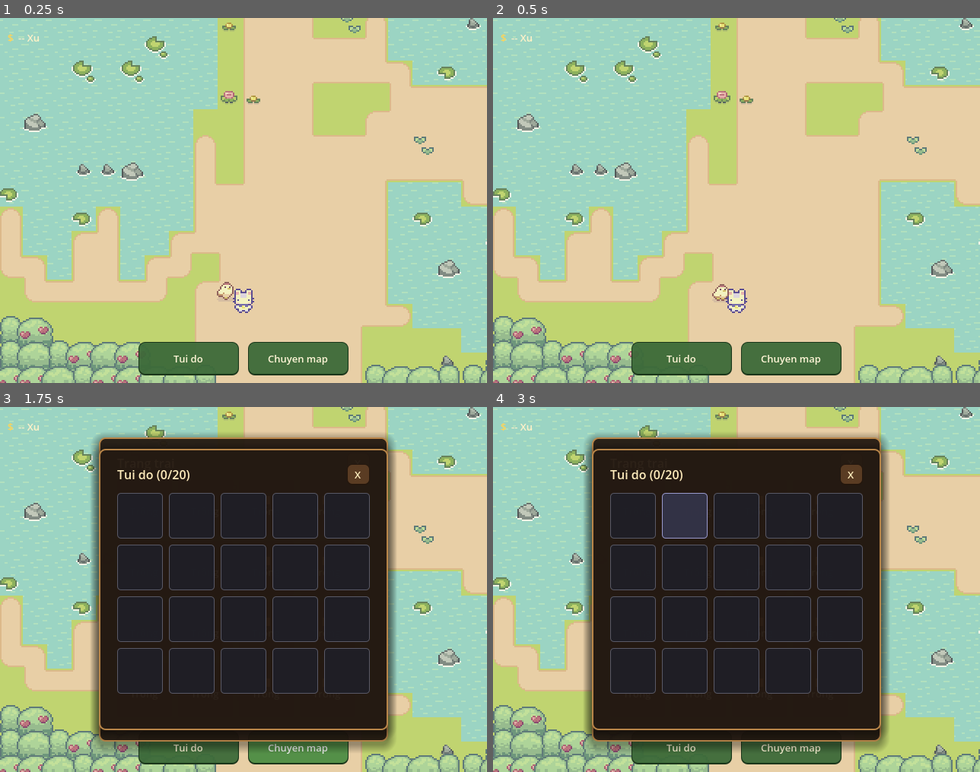
Above: before the commit, frames 1-4 (two rows, left to right).
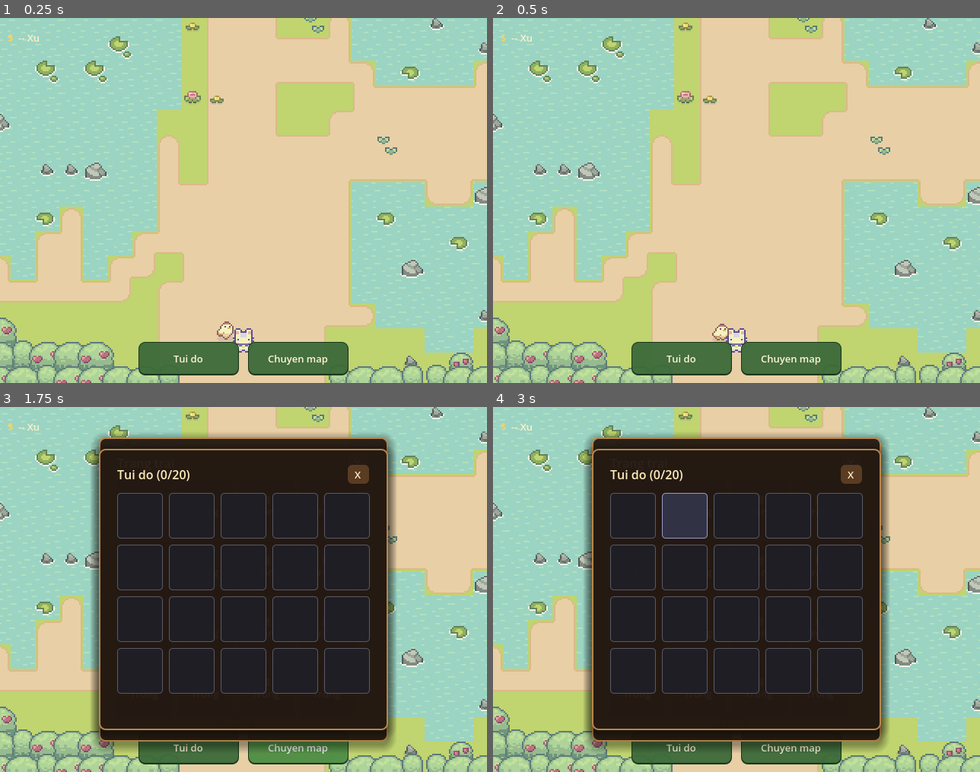
Above: after the commit, the same moments.

Repository: iknizzz1807/avatar-game-online
Game: Godot game, scene res://scenes/fish_pond.tscn
The game is run twice, just before and just after one commit, with the same random seed, the same clock (stepped at 60 frames per second) and the same inputs. This scene is started directly instead of the project's main scene.
Inputs:
- Up to frame 1 (0.25 s): no input
- Up to frame 2 (0.5 s): no input
- Up to frame 3 (1.75 s): click "Tui do" at 0.5 s; click "Chuyen map" at 1.25 s
- Up to frame 4 (3 s): click "🟫 Trống" at 2 s; click "🟫 Trống" at 2.75 s

The runs differ from the first frame. In frame 1, 33% of the frame differs, in the area x 0-100%, y 0-100%; in frame 2, 33%; in frame 3, 15%; in frame 4, 15%.

Commit message:
Update fish_pond.tscn

Diff:
--- a/scenes/fish_pond.tscn
+++ b/scenes/fish_pond.tscn
@@ -1822,9 +1822,10 @@
 tile_set = ExtResource("8_icuut")
 
 [node name="BackToTown" parent="." unique_id=1803356863 instance=ExtResource("2_tpzone")]
-position = Vector2(352, 112)
+position = Vector2(184, 260)
+scale = Vector2(5.8747835, 0.25440562)
 target_map_id = "town"
 spawn_position = Vector2(40, 84)
 
 [node name="Player" parent="." unique_id=108723119 instance=ExtResource("1_player")]
-position = Vector2(161, 206)
+position = Vector2(185, 232)
